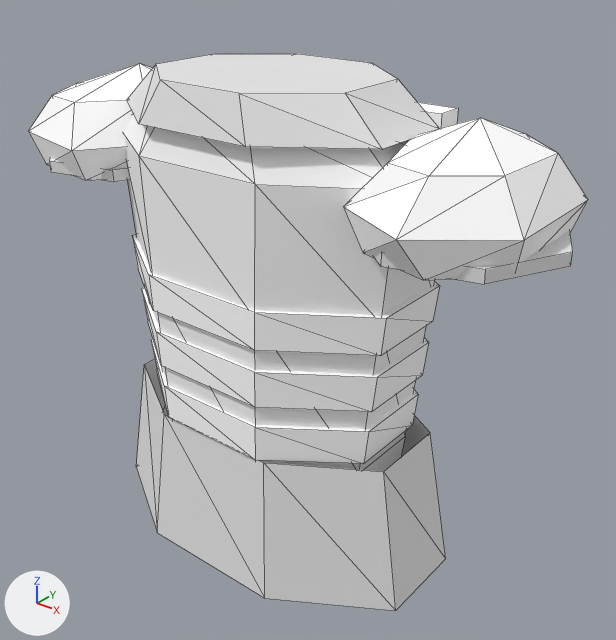
One commit to the OBJ model Models/person_thin_armor_plate.obj: the scene before it, then after it.
The view is the same before and after, from a camera (50 mm lens) standing at (0.688, -0.79, 0.927) and looking at (0.033, 0.029, 0.42). Every picture has the same lights, and +X, +Y and +Z are marked at lower left. The picture after the commit comes second. Mesh edges are drawn as thin lines. Where no turn or scale is listed for an object, it has been applied to the vertices. Vertices at exactly the same position are counted once.

The first picture shows 'person_thin_armor_plate'.
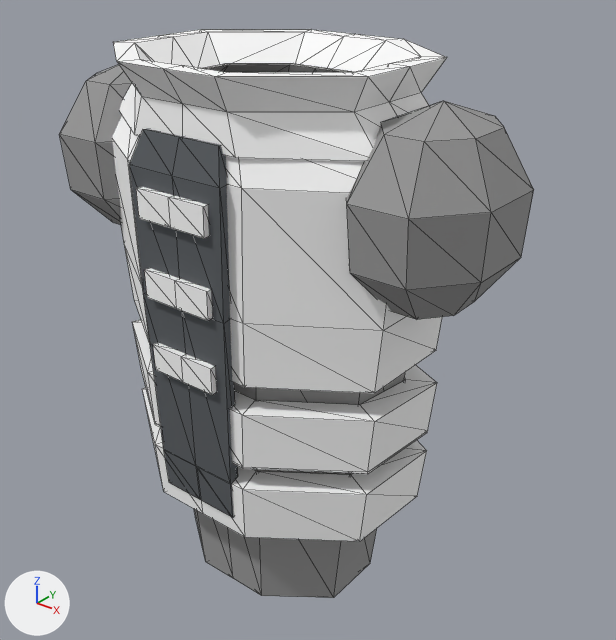
Changed parts and their boxes [x1, y1, x2, y2] in the pictures (616 x 640 px):
'person_thin_armor_plate', reshaped (15% narrower)
    before: [28, 54, 588, 611]
    after: [59, 29, 534, 598]
part 1 of me_person_thin_armor_plate, rebuilt
    before: [124, 113, 435, 472]
    after: [194, 63, 405, 598]
part 2 of me_person_thin_armor_plate, rebuilt
    before: [28, 64, 153, 181]
    after: [59, 64, 132, 225]
part 3 of me_person_thin_armor_plate, rebuilt (23% narrower, 34% taller)
    before: [343, 118, 588, 280]
    after: [346, 101, 534, 319]
part 4 of me_person_thin_armor_plate, rebuilt (8% narrower, 38% shorter)
    before: [137, 359, 446, 611]
    after: [142, 387, 427, 542]
part 5 of me_person_thin_armor_plate, rebuilt (14% wider, 25% taller)
    before: [151, 339, 418, 463]
    after: [133, 319, 437, 474]
part 6 of me_person_thin_armor_plate, rebuilt (7% wider, 39% taller)
    before: [127, 54, 440, 149]
    after: [113, 29, 447, 161]
part 7 of me_person_thin_armor_plate, added
    after: [112, 116, 442, 393]
part 8 of me_person_thin_armor_plate, added
    after: [129, 129, 238, 518]
part 9 of me_person_thin_armor_plate, deleted
    before: [49, 158, 130, 182]
part 10 of me_person_thin_armor_plate, deleted
    before: [375, 231, 573, 284]
part 11 of me_person_thin_armor_plate, built on
    before: [132, 102, 458, 412]
    after: [136, 187, 216, 395]

The change, as a list of edits to the scene's bpy script:
```text
Add mat_rp_strap:
    mat_rp_strap = principled_material('rp_strap')
    mat_rp_strap.base_color = (0.1, 0.11, 0.12)  # dark grey #595d61
    mat_rp_strap.roughness = 1.0
Add mat_stuff_rp_under:
    mat_stuff_rp_under = principled_material('stuff_rp_under')
    mat_stuff_rp_under.base_color = (0.32, 0.32, 0.32)  # grey #999999
    mat_stuff_rp_under.roughness = 1.0
Change me_person_thin_armor_plate:
    used by ob_person_thin_armor_plate; location = (0.0, 0.0, 0.0)
    remove me_person_thin_armor_plate.from_pydata(...)  # 202 vertices, 254 faces; spans x -0.389..0.395, y -0.153..0.166, z 0.1..0.75
    add me_person_thin_armor_plate.from_pydata(...)  # 518 vertices, 1012 faces; spans x -0.325..0.325, y -0.177..0.171, z 0.04..0.775
    me_person_thin_armor_plate part 1: the loose piece of 40 vertices spanning x -0.222..0.222, y -0.136..0.136, z 0.2..0.72 is rebuilt with 100 vertices and now spans x -0.203..0.203, y -0.125..0.125, z 0.04..0.742, in mat_stuff_rp_under (grey #999999)
    me_person_thin_armor_plate part 2: the loose piece of 23 vertices spanning x -0.389..-0.156, y -0.136..0.149, z 0.584..0.73 is rebuilt with 34 vertices and now spans x -0.325..-0.147, y -0.116..0.116, z 0.52..0.745, in mat_stuff_rp_under (grey #999999)
    me_person_thin_armor_plate part 3: the loose piece of 23 vertices spanning x 0.154..0.376, y -0.15..0.139, z 0.584..0.73 is rebuilt with 34 vertices and now spans x 0.147..0.325, y -0.116..0.116, z 0.52..0.745, in mat_stuff_rp_under (grey #999999)
    me_person_thin_armor_plate part 4: the loose piece of 16 vertices spanning x -0.253..0.253, y -0.153..0.153, z 0.1..0.3 is rebuilt with 40 vertices and now spans x -0.207..0.207, y -0.162..0.16, z 0.155..0.27, in mat_stuff_plain (white #ffffff)
    me_person_thin_armor_plate part 5: the loose piece of 16 vertices spanning x -0.196..0.196, y -0.137..0.137, z 0.3..0.35 is rebuilt with 60 vertices and now spans x -0.215..0.215, y -0.16..0.16, z 0.265..0.38, in mat_stuff_plain (white #ffffff)
    me_person_thin_armor_plate part 6: the loose piece of 16 vertices spanning x -0.2..0.2, y -0.14..0.14, z 0.7..0.75 is rebuilt with 72 vertices and now spans x -0.206..0.206, y -0.171..0.171, z 0.69..0.775, in mat_stuff_plain (white #ffffff)
    me_person_thin_armor_plate part 7: a new loose piece of 112 vertices spanning x -0.233..0.233, y -0.155..0.155, z 0.415..0.71, in mat_stuff_plain (white #ffffff)
    me_person_thin_armor_plate part 8: a new loose piece of 30 vertices spanning x -0.072..0.072, y -0.169..-0.137, z 0.215..0.7, in mat_rp_strap (dark grey #595d61)
    me_person_thin_armor_plate part 9: the loose piece of 14 vertices spanning x -0.382..-0.15, y -0.119..0.119, z 0.6..0.616 is deleted
    me_person_thin_armor_plate part 10: the loose piece of 14 vertices spanning x 0.162..0.395, y -0.119..0.119, z 0.6..0.616 is deleted
    me_person_thin_armor_plate part 11
    40 vertices are removed from x -0.215..0.215, y -0.14..0.166, z 0.38..0.7
    39 faces are deleted
    28 vertices are added at x -0.054..0.054, y -0.177..-0.159, z 0.402..0.638
    8 new vertices lie (0.0, 0.0, 0.036) away from vertices in x -0.051..0.051, y -0.177..-0.161, z 0.502..0.602
    60 new faces join them, mat_stuff_plain (white #ffffff)
    remove me_person_thin_armor_plate.materials.append(mat_stuff_plain_light)  # white #ffffff
    remove me_person_thin_armor_plate.materials.append(mat_stuff_plain_dark)  # white #e7e7e7
    add me_person_thin_armor_plate.materials.append(mat_stuff_rp_under)  # grey #999999
    add me_person_thin_armor_plate.materials.append(mat_rp_strap)  # dark grey #595d61
```
